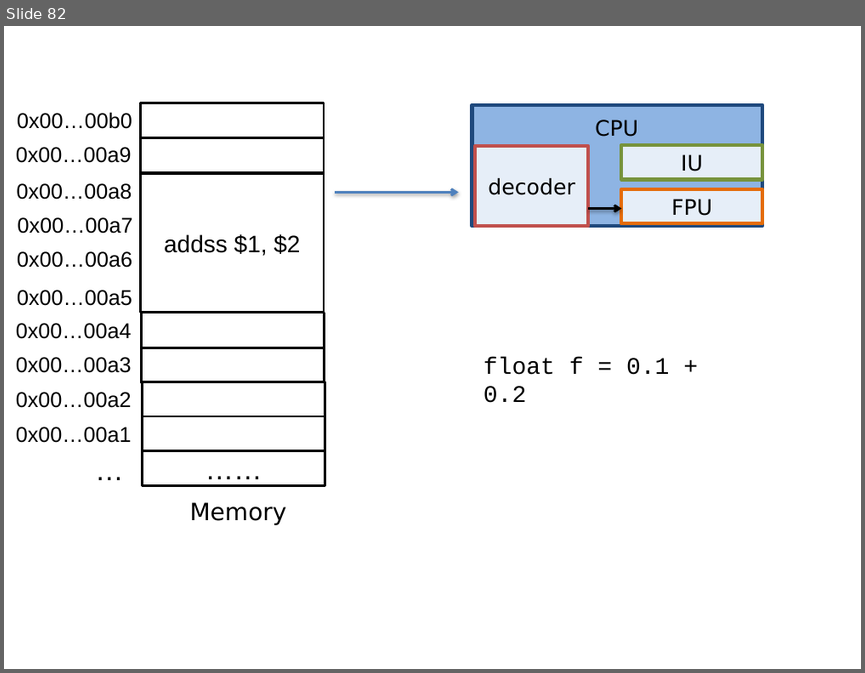
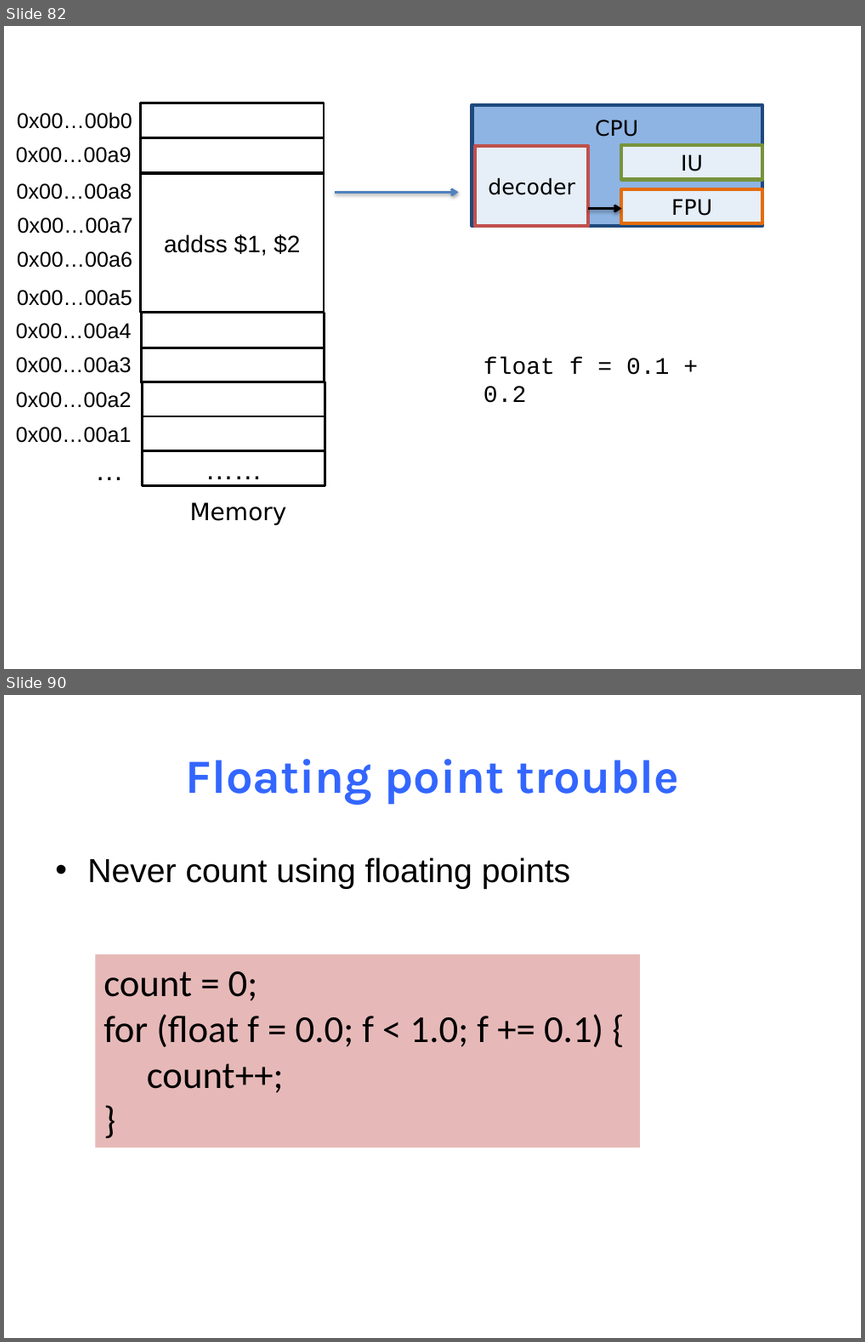
Before and after one commit to NYU-CSO/nyu-cso.github.io, a slide deck: notes/03-floats.pptx. Shown one above the other, each under a label of ours: slide 82 before the commit, slides 82 and 90 after it; the slides between them are not shown. The pictures are 865x673 and 865x1342 pixels, drawn with LibreOffice and Linux fonts; fonts in the diff are those of the drawing. Boxes give left, top, right and bottom in pixels: in the first picture for what was removed or moved away, otherwise in the second. Text is boxed around its words. In the diff, an @@ line names an element or a change of style, - is before the commit and + after.

```diff
--- a/notes/03-floats.pptx
+++ b/notes/03-floats.pptx
@@ slide 90 added at (4, 695, 861, 1338), background #FFFFFF @@
@@ title added at (186, 759, 680, 805), 40 pt, text #3366FF, bold @@
+Floating point trouble
@@ text added at (87, 857, 571, 889), 28 pt, text #000000 @@
+• Never count using floating points
@@ rectangle added at (96, 953, 640, 1147), fill #E6B9B8, 32 pt, text #000000 @@
+count = 0;
+for (float f = 0.0; f < 1.0; f += 0.1) {
+count++;
+}
```
Also in this commit, not shown: 8 other slides added, 1 other file.
